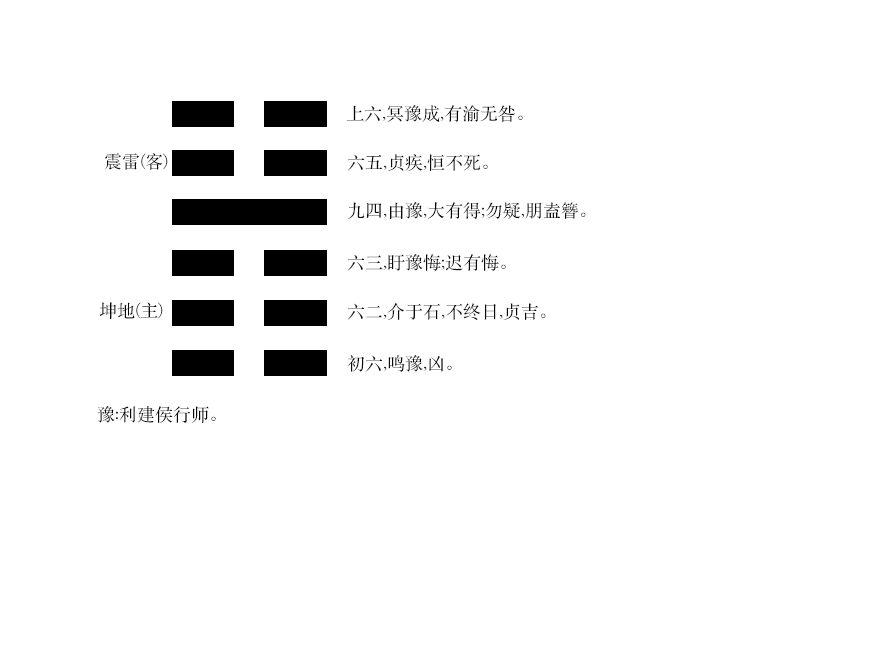
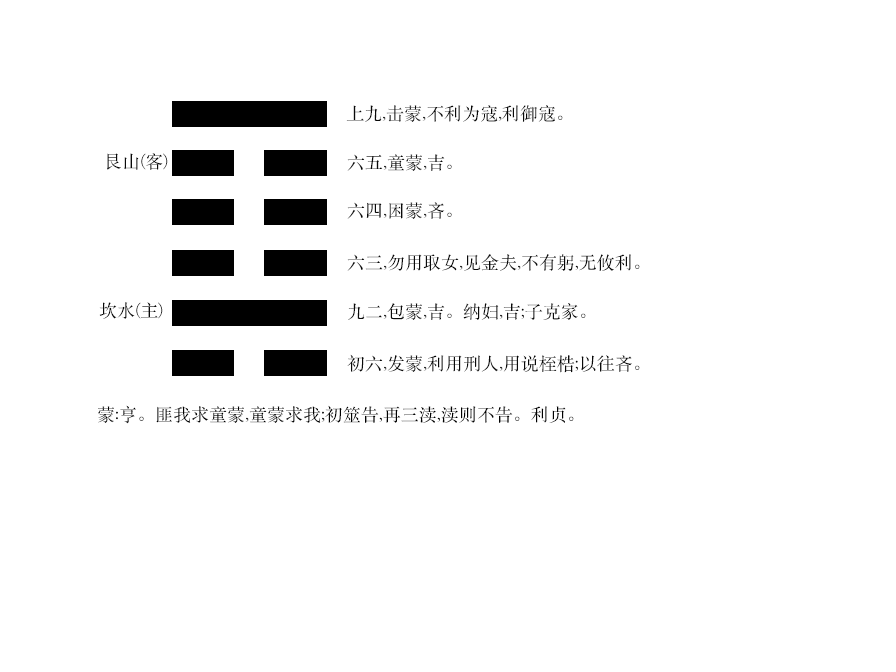
Layered file, before and after one edit (896×672). Changes by layer:
painted on "上六" over [364, 105, 563, 123]
painted on "九五" over [387, 154, 488, 171]
renamed "九四,由豫,大有得;勿疑,朋盍簪。" to "六四,困蒙,吝。", painted on it over [347, 202, 586, 220]
painted on "九三" over [388, 254, 640, 271]
renamed "六二,介于石,不终日,贞吉。" to "九二,包蒙,吉。纳妇,吉;子克家。", painted on it over [347, 303, 586, 320]
painted on "初九" over [387, 355, 640, 373]
renamed "震雷(客)" to "艮山(客)", painted on it over [104, 153, 140, 170]
renamed "坤地(主)" to "坎水(主)", painted on it over [99, 302, 135, 320]
painted on "卦辞" over [97, 405, 574, 424]
hid "矩形 2" over [234, 101, 264, 127]
showed "矩形 2 副本 2" over [234, 199, 264, 225]
hid "矩形 2 副本 4" over [234, 300, 264, 326]
